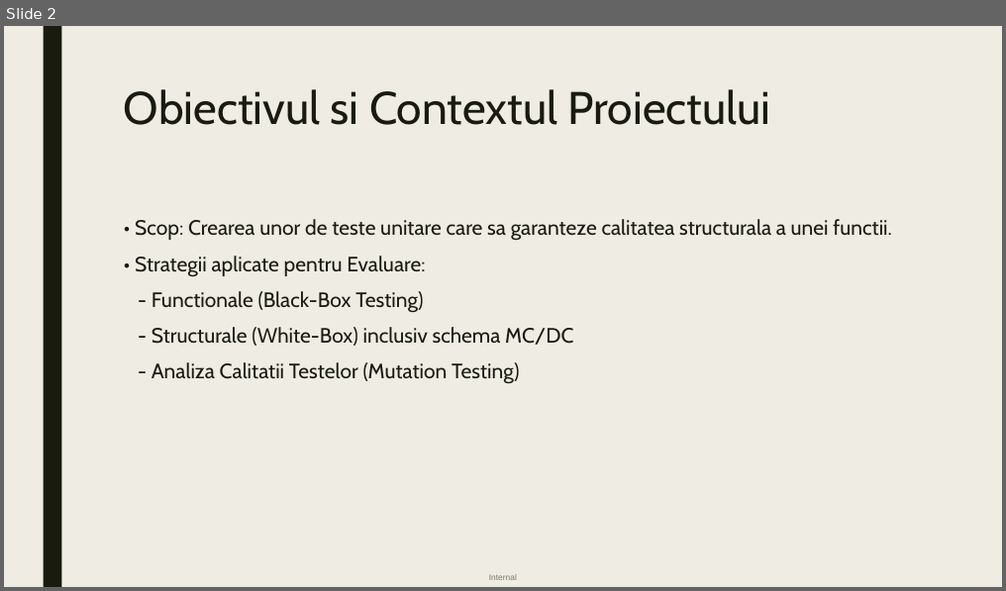
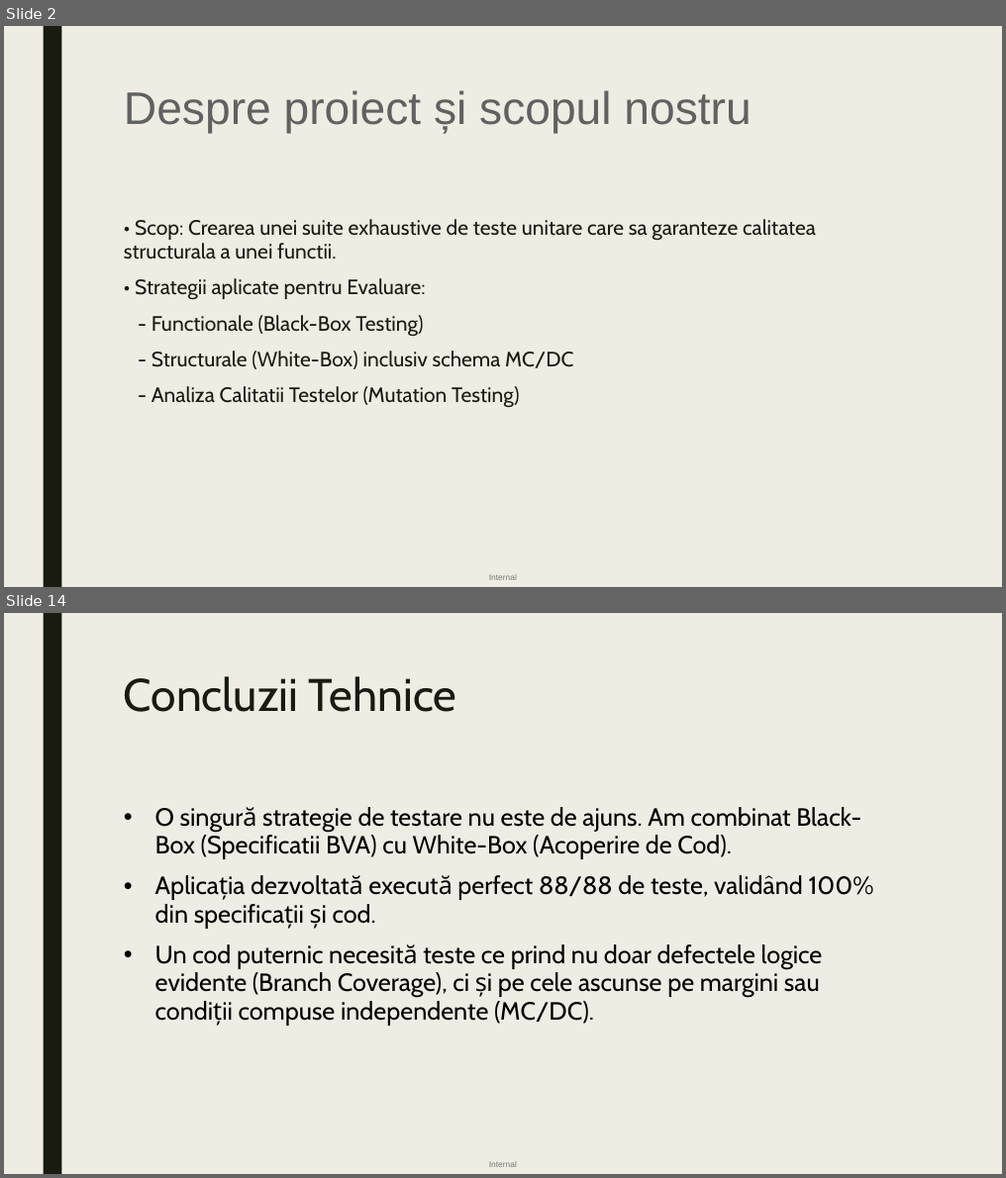
Before and after one commit to apostoltudor/BachelorsDegree-UNIBUC-FMI, a slide deck: TSS.pptx. Shown one above the other, each under a label of ours: slide 2 before the commit, slides 2 and 14 after it; the slides between them are not shown. The pictures are 1006x591 and 1006x1178 pixels, drawn with LibreOffice and Linux fonts; fonts in the diff are those of the drawing. Boxes give left, top, right and bottom in pixels: in the first picture for what was removed or moved away, otherwise in the second. Text is boxed around its words. In the diff, an @@ line names an element or a change of style, - is before the commit and + after.

Commit message:
Finalizare proiect TSS: actualizare completa README, adaugare Raport AI si dovezi teste AI

```diff
--- a/TSS.pptx
+++ b/TSS.pptx
@@ slide 14 added at bbox=[4, 613, 1002, 1174], background #EFEDE3; not listed: 2 template elements that a slide beside it also shows @@
@@ title added at bbox=[124, 676, 457, 712], 44 pt, text #191B0E @@
+Concluzii Tehnice
@@ text added at bbox=[155, 807, 874, 1026], 24 pt, text #000000 @@
+• O singură strategie de testare nu este de ajuns. Am combinat Black-Box (Specificatii BVA) cu White-Box (Acoperire de Cod).
+• Aplicația dezvoltată execută perfect 88/88 de teste, validând 100% din specificații și cod.
+• Un cod puternic necesită teste ce prind nu doar defectele logice evidente (Branch Coverage), ci și pe cele ascunse pe margini sau condiții compuse independente (MC/DC).
@@ slide 2 changed as well @@
@@ title at bbox=[124, 90, 750, 134]: text changed; font Cabin to Arial; text colour #191B0E to #616161 @@
-Obiectivul si Contextul Proiectului
+Despre proiect și scopul nostru
@@ text at bbox=[124, 219, 816, 260]: text changed @@
-• Scop: Crearea unor de teste unitare care sa garanteze calitatea structurala a unei functii.
+• Scop: Crearea unei suite exhaustive de teste unitare care sa garanteze calitatea structurala a unei functii.
```
Also in this commit, not shown: 5 other slides changed, 6 other slides added, 2 slides removed, 17 other files.
